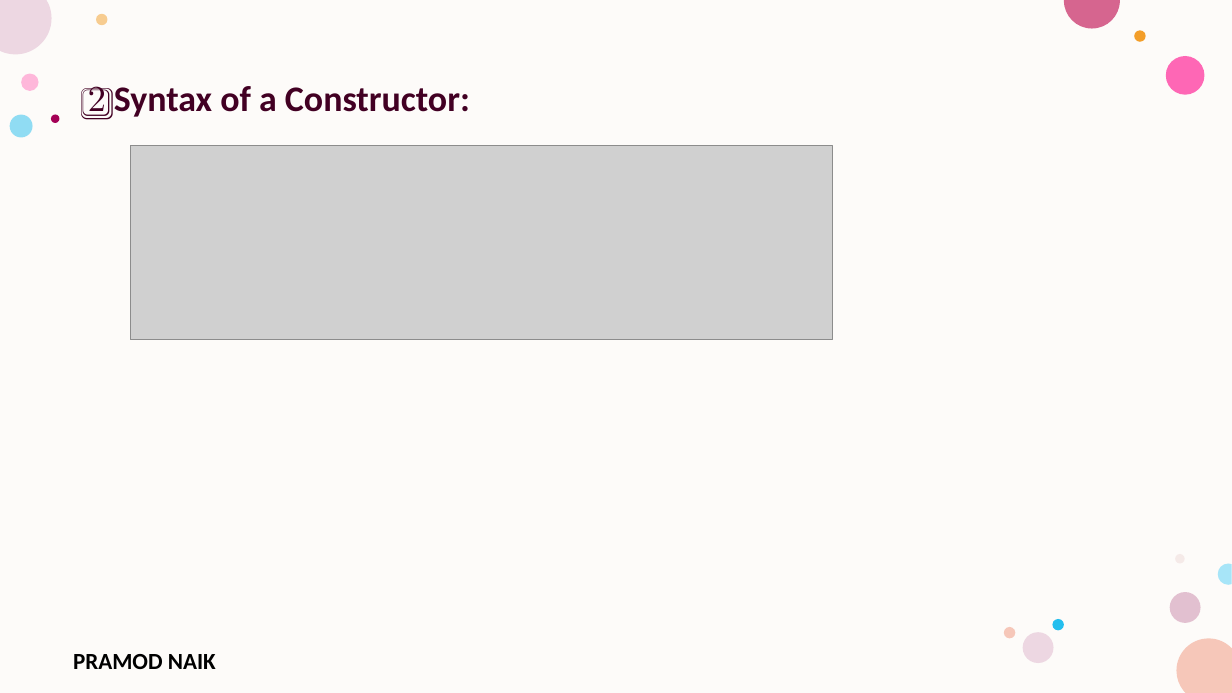
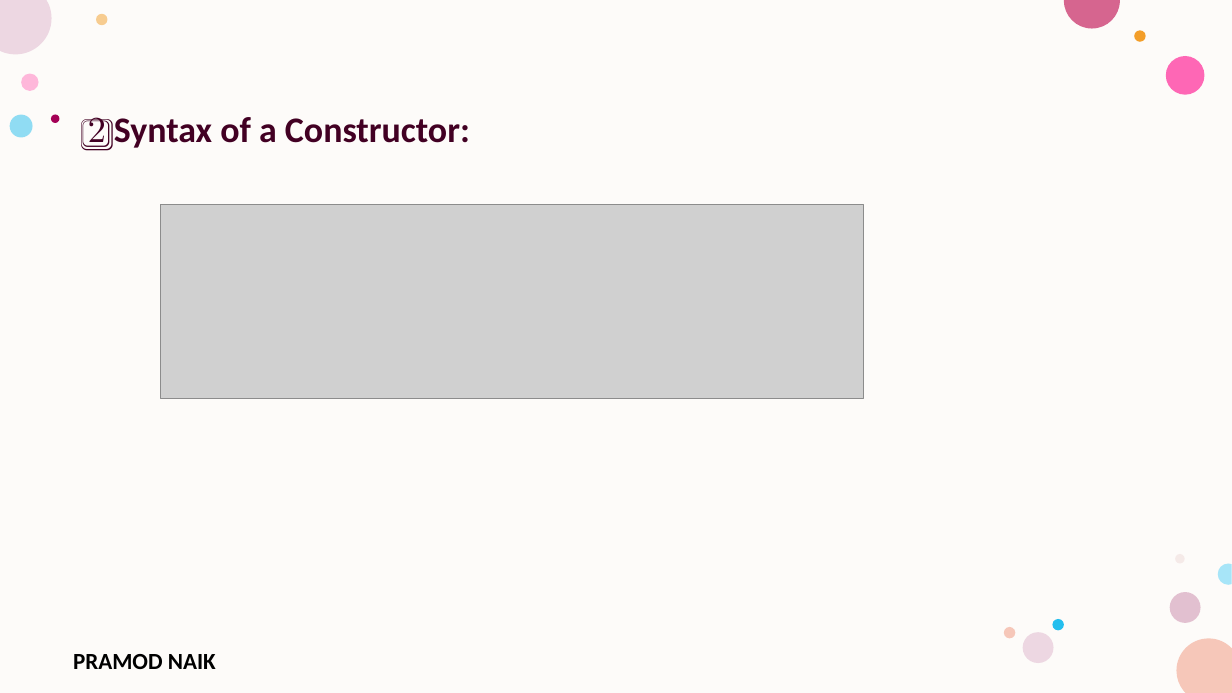
Before and after one commit to PRAMODNAIK-DEV/Backend-Dev-using-Python-FastAPI, a slide deck: slide 19 of Python Fundamentals/Collections and Classes.pptx (slide 17 before the commit). Drawn at 1232x693 pixels with LibreOffice and Linux fonts; fonts in the diff are those of the drawing; grey boxes stand for pictures; background and template pictures are left out. Boxes give left, top, right and bottom in pixels: in the first picture for what was removed or moved away, otherwise in the second. Text is boxed around its words. In the diff, an @@ line names an element or a change of style, - is before the commit and + after.

```diff
--- a/Python Fundamentals/Collections and Classes.pptx
+++ b/Python Fundamentals/Collections and Classes.pptx
@@ text "2️⃣ Syntax of a Constructor:" moved from (x1=88, y1=86, x2=470, y2=120) to (x1=88, y1=117, x2=470, y2=151) @@
@@ picture moved from (x1=130, y1=146, x2=833, y2=340) to (x1=161, y1=204, x2=863, y2=398) @@
```
Also in this commit, not shown: 12 other slides changed, 10 slides added, 3 other files.
